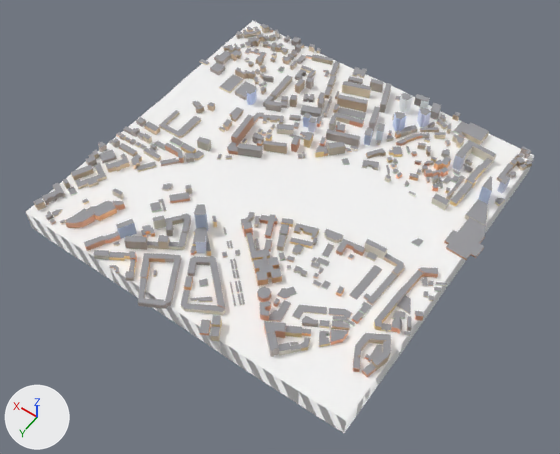
Before and after pictures for a commit that changed the glTF model public/tiles/2/0_0.glb.
Both versions are drawn from a 50 mm camera at (-303.0, 677.0, 1631.0) aimed at (475.0, -412.0, -80.0). Arrows for +X, +Y and +Z are at lower left; the lights stay in place. The first picture is the older version. Where no turn or scale is listed for an object, it has been applied to the vertices. Vertices at exactly the same position are counted once.

In view in the first picture: 't2_0_0'.
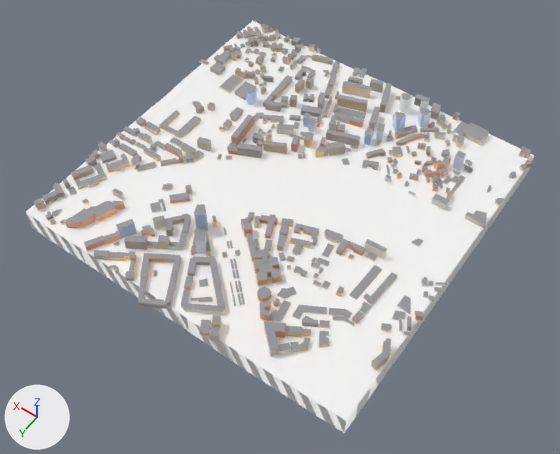
Where the newer file only moved an object's origin or applied its transform, the numbers keep the older frame.

The change, as JSON lines over the scene's bpy script:
```json
{"block": "me_t2_0_0", "where": "# used by ob_t2_0_0; location = (502.0, -498.0, -13.0)"}
{"op": "remove", "block": "me_t2_0_0", "code": "me_t2_0_0.from_pydata(...)  # 6521 vertices, 9764 faces; spans x -534.0..534.0, y -541.0..541.0, z -82.0..82.0"}
{"op": "add", "block": "me_t2_0_0", "code": "me_t2_0_0.from_pydata(...)  # 6242 vertices, 9356 faces; spans x -513.0..534.0, y -541.0..541.0, z -82.0..82.0"}
{"block": "me_t2_0_0", "change": "me_t2_0_0 part 1: 12 loose pieces with 158 vertices, spanning x -493.0..-324.0, y -484.0..379.0, z -13.0..31.0, are deleted"}
{"block": "me_t2_0_0", "change": "me_t2_0_0 part 2"}
{"block": "me_t2_0_0", "change": "121 vertices are removed from x -534.0..-338.0, y -310.0..385.0, z -9.0..59.0"}
{"block": "me_t2_0_0", "change": "204 faces are deleted"}
{"block": "me_t2_0_0", "change": "12 new faces join them, mat_far_terrain (white #ffffff)"}
{"block": "me_t2_0_0", "change": "3 new faces join them, mat_far_building"}
{"block": "me_t2_0_0", "change": "me_t2_0_0 part 3"}
{"block": "me_t2_0_0", "change": "13 faces are deleted"}
{"block": "me_t2_0_0", "change": "13 new faces join them, mat_far_terrain (white #ffffff)"}
{"block": "me_t2_0_0", "change": "other edits to the shape of me_t2_0_0 do not show in these pictures"}
```

Where the change shows, as pixel boxes [x1, y1, x2, y2] in the pictures (560 x 454 px; the box of a moved part takes in the faces that stretch with it):
```json
{"part": 1, "of": "me_t2_0_0", "change": "deleted", "before": [330, 140, 525, 377]}
{"part": 2, "of": "me_t2_0_0", "change": "cut back", "before": [290, 176, 492, 407], "after": [290, 218, 492, 407]}
{"part": 3, "of": "me_t2_0_0", "change": "moved or reshaped", "before": [81, 250, 221, 352], "after": [81, 250, 221, 352]}
```
